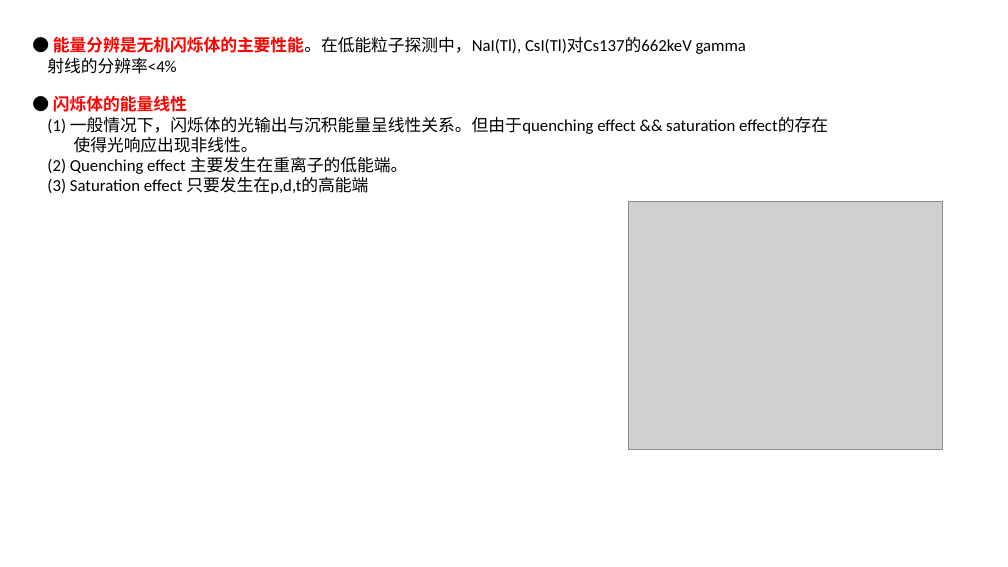
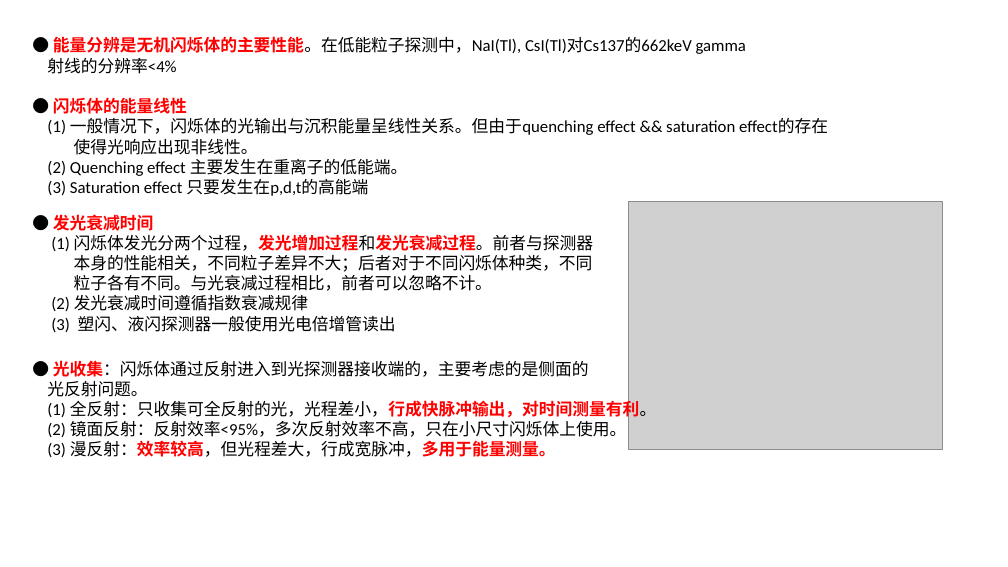
Before and after one commit to gfh16/StudyNotes, a slide deck: slide 39 of 03DE-E-Detector.pptx (slide 37 before the commit). Drawn at 1008x567 pixels with LibreOffice and Linux fonts; fonts in the diff are those of the drawing; grey boxes stand for pictures. Boxes give left, top, right and bottom in pixels: in the first picture for what was removed or moved away, otherwise in the second. Text is boxed around its words. In the diff, an @@ line names an element or a change of style, - is before the commit and + after.

```diff
--- a/03DE-E-Detector.pptx
+++ b/03DE-E-Detector.pptx
@@ text added at bbox=[51, 214, 593, 332], 16 pt, text #000000 @@
+● 发光衰减时间
+(1) 闪烁体发光分两个过程，发光增加过程和发光衰减过程。前者与探测器
+本身的性能相关，不同粒子差异不大；后者对于不同闪烁体种类，不同
+粒子各有不同。与光衰减过程相比，前者可以忽略不计。
+(2) 发光衰减时间遵循指数衰减规律
+(3) 塑闪、液闪探测器一般使用光电倍增管读出
@@ text added at bbox=[47, 360, 657, 457], 16 pt, text #000000 @@
+● 光收集：闪烁体通过反射进入到光探测器接收端的，主要考虑的是侧面的
+光反射问题。
+(1) 全反射：只收集可全反射的光，光程差小，行成快脉冲输出，对时间测量有利。
+(2) 镜面反射：反射效率<95%，多次反射效率不高，只在小尺寸闪烁体上使用。
+(3) 漫反射：效率较高，但光程差大，行成宽脉冲，多用于能量测量。
```
Also in this commit, not shown: 2 other slides changed, 5 slides added, 4 slides removed, 1 other file.
